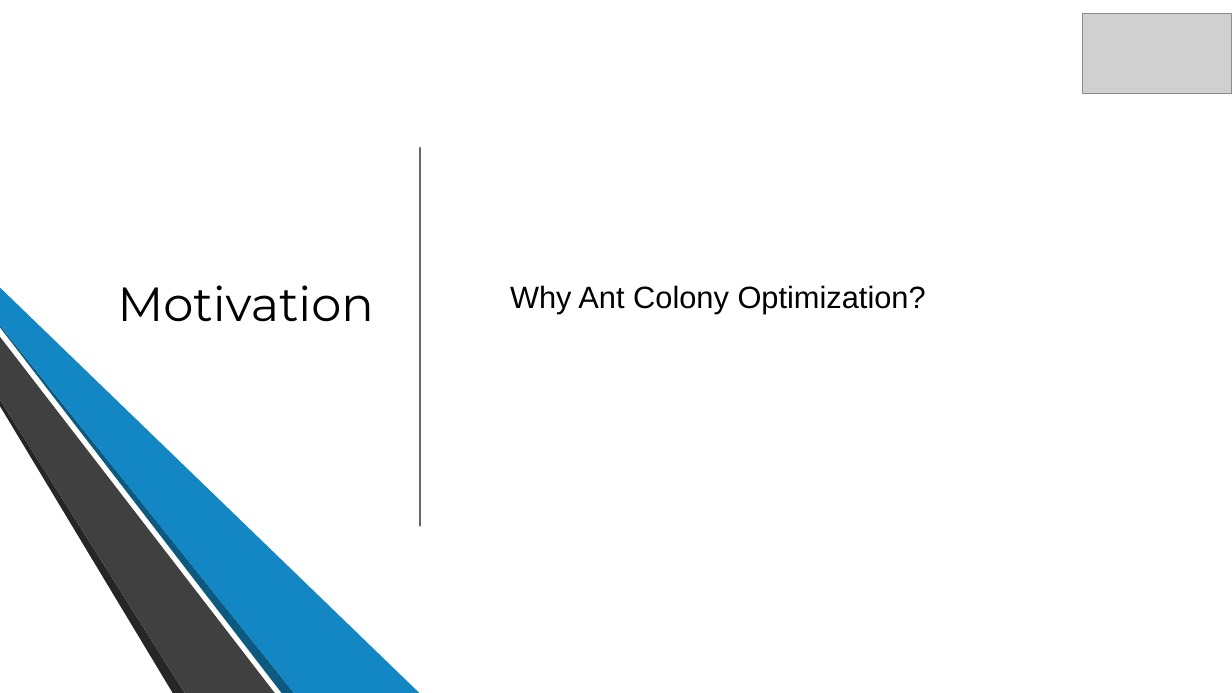
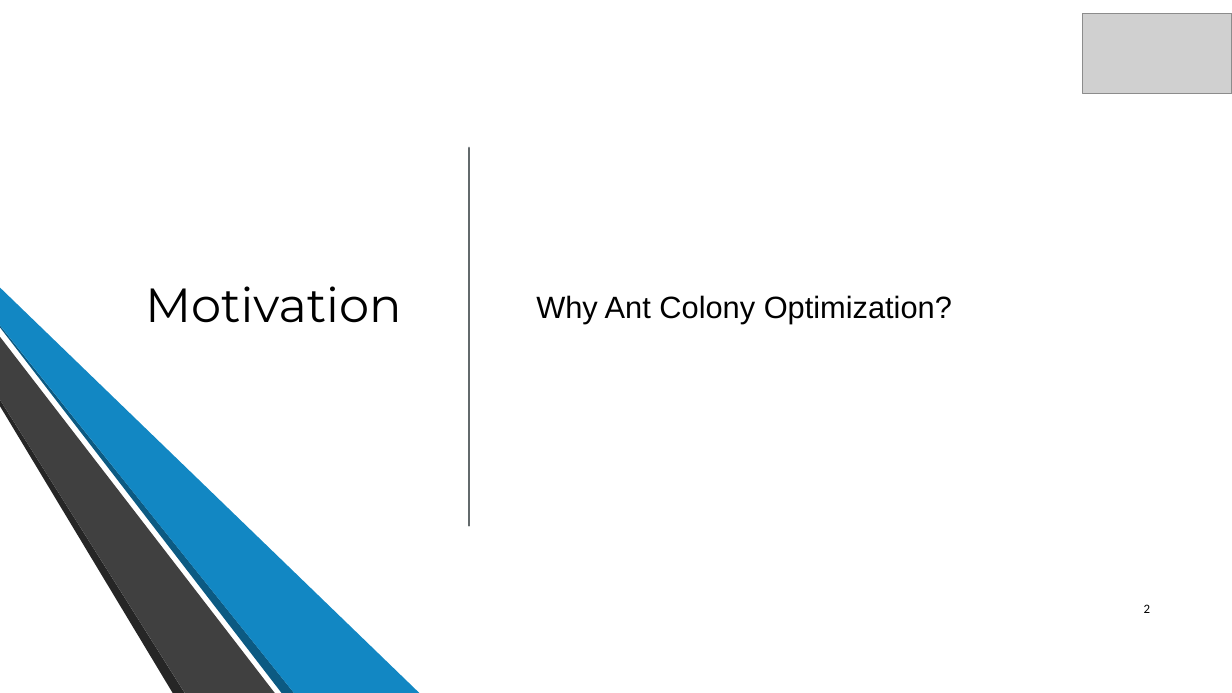
Before and after one commit to JaouaherBelgacem/Ant-Colony-Optimization, a slide deck: slide 2 of Final submission/Presentation/ACO presentation draft.pptx. Drawn at 1232x693 pixels with LibreOffice and Linux fonts; fonts in the diff are those of the drawing; grey boxes stand for pictures; background and template pictures are left out. Boxes give left, top, right and bottom in pixels: in the first picture for what was removed or moved away, otherwise in the second. Text is boxed around its words. In the diff, an @@ line names an element or a change of style, - is before the commit and + after.

```diff
--- a/Final submission/Presentation/ACO presentation draft.pptx
+++ b/Final submission/Presentation/ACO presentation draft.pptx
@@ line moved from (420, 148) - (420, 526) to (468, 148) - (468, 526) @@
@@ title "Motivation" moved from (x1=118, y1=285, x2=374, y2=322) to (x1=145, y1=286, x2=401, y2=323) @@
@@ subtitle "Why Ant Colony Optimization?" moved from (x1=510, y1=285, x2=926, y2=313) to (x1=536, y1=295, x2=952, y2=323) @@
@@ page number added at (x1=1144, y1=604, x2=1151, y2=613), 7.5 pt, text #000000 @@
+2
```
Also in this commit, not shown: 5 other slides changed, 7 slides added, 7 slides removed, 1 other file.
